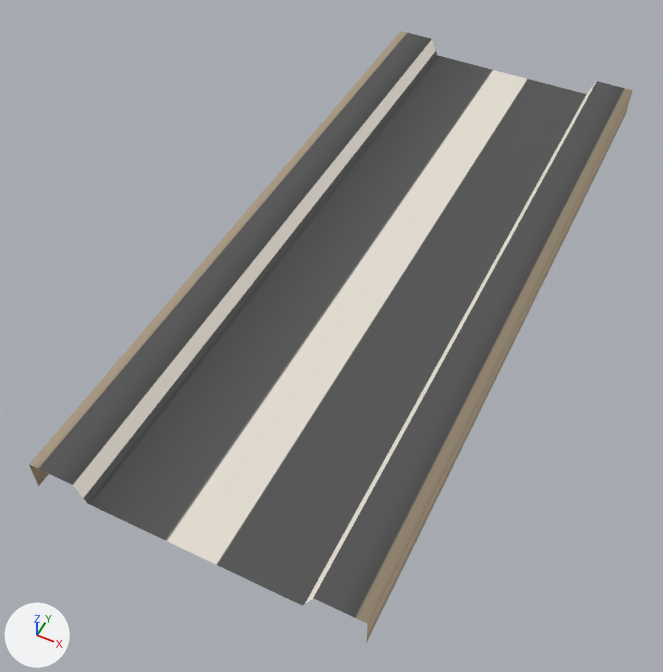
The FBX model Assets/UltimateKit/test/mesh/roadtest1.FBX as it was, and as the next commit left it.
The view is the same before and after, from a 50 mm camera at (1.66, -4.17, 4.29) aimed at (-0.15, -0.53, -0.26). Every picture has the same lights, and +X, +Y and +Z are marked at lower left. Where no turn or scale is listed for an object, it has been applied to the vertices.

The older version as bpy lines, for what is in view:
```python
mat_material__25 = principled_material('Material #25')
mat_material__25.texture = img_floor1_png
mat_material__25.roughness = 0.859
me_mesh = bpy.data.meshes.new('Mesh')
me_mesh.from_pydata(...)  # 50 vertices, 72 faces; spans x -0.99..0.99, y -2.44..2.44, z 0.0..0.21
me_mesh.materials.append(mat_material__25)  # picture img_floor1_png
ob_plane001 = bpy.data.objects.new('Plane001', me_mesh)
ob_plane001.location = (0.0, 0.0, 0.0)
```
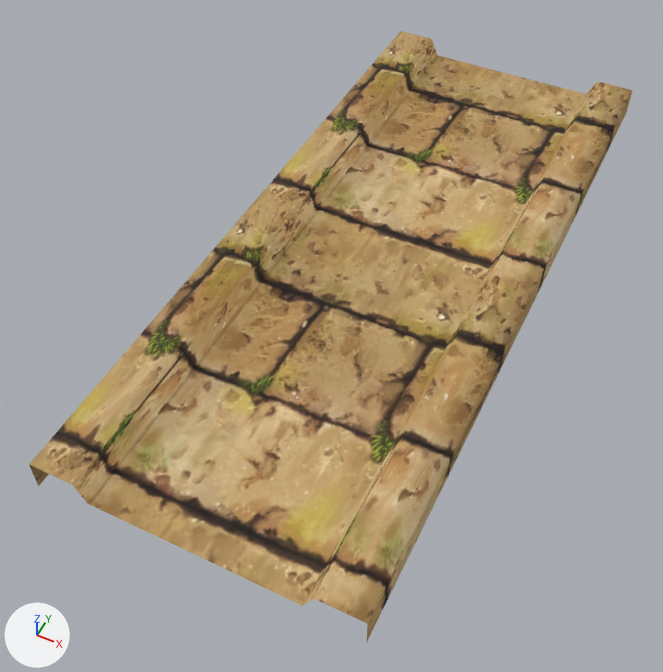
Pixel boxes (x1, y1, x2, y2) of what changed, in the pictures (663 x 672 px):
'Plane001', surface changed (grey to brown)
    both: (29, 31, 633, 640)

The edits, one by one:
Picture 'floor.png' (img_floor_png) is new.
Material 'Material #25' (mat_material__25) changes its picture from img_floor1_png to img_floor_png.
